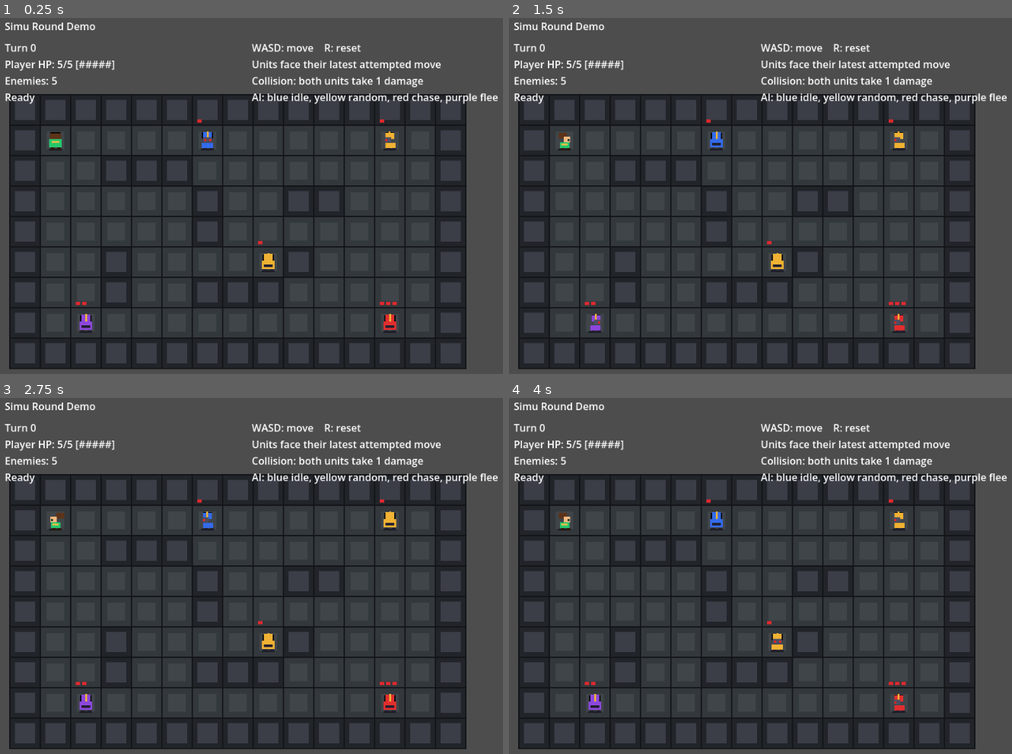
Above: before the commit, frames 1-4 (two rows, left to right).
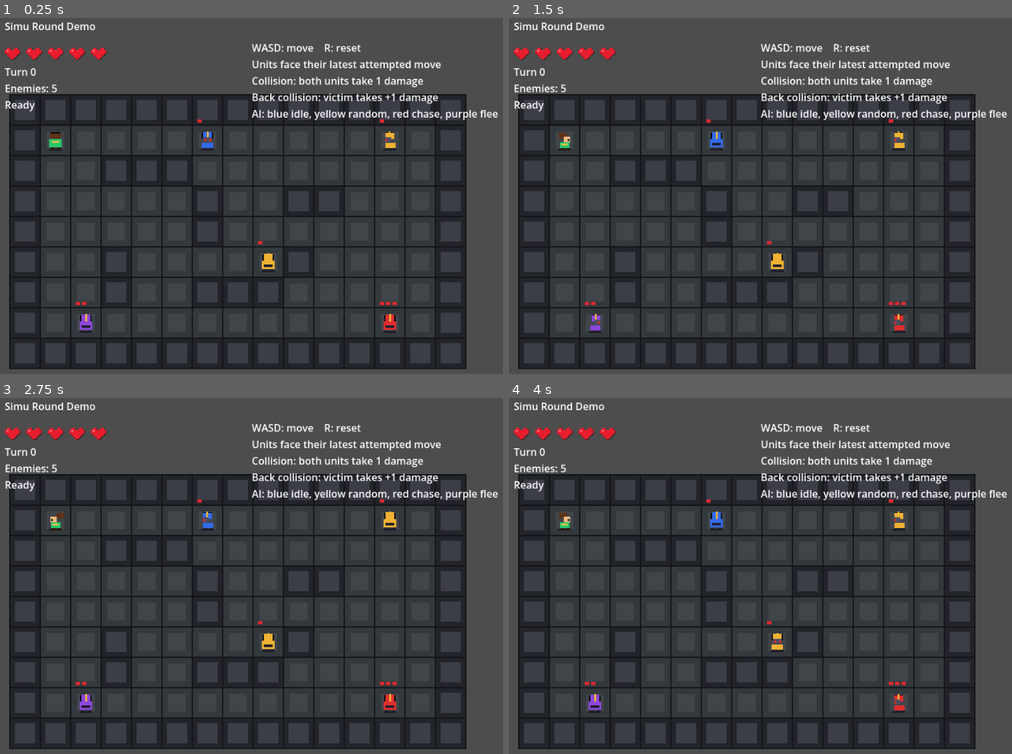
Above: after the commit, the same moments.

Repository: TreeGrassClanKindofLame/SimuRoundDemo
Game: Godot game, scene res://scenes/main.tscn
Two runs of this game, one before a commit and one after it. Both use one fixed random seed, a clock stepped at 60 frames per second and the inputs below.
Inputs:
- Up to frame 1 (0.25 s): no input
- Up to frame 2 (1.5 s): tap Enter at 0.5 s; hold D 0.53-1.28 s; tap R at 0.6, 1.35 s; tap Space at 1.25 s; hold S from 1.28 s (still down)
- Up to frame 3 (2.75 s): tap Enter at 2 s; release S at 2.03 s; hold D from 2.03 s (still down); tap R at 2.1 s
- Up to frame 4 (4 s): tap Space at 2.75 s; release D at 2.78 s; hold W 2.78-3.53 s; tap R at 2.85, 3.6 s; tap Enter at 3.5 s; hold A from 3.53 s (still down)

The runs differ from the first frame. In frame 1, 2.4% of the frame differs, in the area x 0-100%, y 7-29%; in frame 2, 2.4%; in frame 3, 2.4%; in frame 4, 2.4%.

Commit message:
harveyzhong
1、增加背刺增伤机制
2、优化玩家血量UI

Diff:
--- a/scenes/main.tscn
+++ b/scenes/main.tscn
@@ -16,9 +16,9 @@
 
 [node name="Status" type="Label" parent="HUD" unique_id=1460110272]
 offset_left = 40.0
-offset_top = 58.0
+offset_top = 96.0
 offset_right = 420.0
-offset_bottom = 150.0
+offset_bottom = 168.0
 text = "Turn 0"
 
 [node name="Help" type="Label" parent="HUD" unique_id=1110675165]
@@ -29,4 +29,5 @@
 text = "WASD: move    R: reset
 Units face their latest attempted move
 Collision: both units take 1 damage
+Back collision: victim takes +1 damage
 AI: blue idle, yellow random, red chase, purple flee"
--- a/scripts/main.gd
+++ b/scripts/main.gd
@@ -18,6 +18,7 @@
 const PLAYER_START := Vector2i(1, 1)
 const PLAYER_MAX_HP := 5
 const DAMAGE_PER_COLLISION := 1
+const BACK_COLLISION_BONUS_DAMAGE := 1
 const BUMP_DURATION := 0.16
 const HIT_DURATION := 0.20
 const DEATH_DURATION := 0.35
@@ -29,6 +30,17 @@
 const DIR_LEFT := Vector2i(-1, 0)
 const DIR_RIGHT := Vector2i(1, 0)
 const ACTIONS := [DIR_NONE, DIR_UP, DIR_DOWN, DIR_LEFT, DIR_RIGHT]
+const HEART_ORIGIN := Vector2(40, 70)
+const HEART_BLOCK := 3.0
+const HEART_GAP := 10.0
+const HEART_PATTERN := [
+	"01100110",
+	"11111111",
+	"11111111",
+	"01111110",
+	"00111100",
+	"00011000",
+]
 
 var player_pos := PLAYER_START
 var player_facing := DIR_RIGHT
@@ -242,10 +254,15 @@
 	if enemy_index != -1:
 		_start_player_bump(delta)
 		if _register_collision_pair("player", _enemy_unit_id(enemy_index)):
-			_damage_player(DAMAGE_PER_COLLISION)
-			_damage_enemy(enemy_index, DAMAGE_PER_COLLISION)
+			var enemy: Dictionary = enemies[enemy_index]
+			var enemy_pos: Vector2i = enemy["pos"]
+			var enemy_facing: Vector2i = enemy["facing"]
+			var player_damage := _collision_damage(player_pos, player_facing, enemy_pos)
+			var enemy_damage := _collision_damage(enemy_pos, enemy_facing, player_pos)
+			_damage_player(player_damage)
+			_damage_enemy(enemy_index, enemy_damage)
 			_play_sound("hit")
-			last_event = "Player and enemy both take damage"
+			last_event = _collision_event_text("Player and enemy both take damage", "Player", player_damage, "enemy", enemy_damage)
 		else:
 			_play_sound("bump")
 			last_event = "Player and enemy already collided this turn"
@@ -318,10 +335,14 @@
 	if target == player_pos and player_alive:
 		_start_enemy_bump(index, delta)
 		if _register_collision_pair(_enemy_unit_id(index), "player"):
-			_damage_enemy(index, DAMAGE_PER_COLLISION)
-			_damage_player(DAMAGE_PER_COLLISION)
+			var enemy_pos: Vector2i = enemy["pos"]
+			var enemy_facing: Vector2i = enemy["facing"]
+			var enemy_damage := _collision_damage(enemy_pos, enemy_facing, player_pos)
+			var player_damage := _collision_damage(player_pos, player_facing, enemy_pos)
+			_damage_enemy(index, enemy_damage)
+			_damage_player(player_damage)
 			_play_sound("hit")
-			last_event = "%s enemy and player both take damage" % _ai_name(enemy["ai"])
+			last_event = _collision_event_text("%s enemy and player both take damage" % _ai_name(enemy["ai"]), "%s enemy" % _ai_name(enemy["ai"]), enemy_damage, "player", player_damage)
 		else:
 			_play_sound("bump")
 			last_event = "%s enemy and player already collided this turn" % _ai_name(enemy["ai"])
@@ -331,10 +352,17 @@
 	if other_enemy_index != -1:
 		_start_enemy_bump(index, delta)
 		if _register_collision_pair(_enemy_unit_id(index), _enemy_unit_id(other_enemy_index)):
-			_damage_enemy(index, DAMAGE_PER_COLLISION)
-			_damage_enemy(other_enemy_index, DAMAGE_PER_COLLISION)
+			var other_enemy: Dictionary = enemies[other_enemy_index]
+			var enemy_pos: Vector2i = enemy["pos"]
+			var enemy_facing: Vector2i = enemy["facing"]
+			var other_enemy_pos: Vector2i = other_enemy["pos"]
+			var other_enemy_facing: Vector2i = other_enemy["facing"]
+			var enemy_damage := _collision_damage(enemy_pos, enemy_facing, other_enemy_pos)
+			var other_enemy_damage := _collision_damage(other_enemy_pos, other_enemy_facing, enemy_pos)
+			_damage_enemy(index, enemy_damage)
+			_damage_enemy(other_enemy_index, other_enemy_damage)
 			_play_sound("hit")
-			last_event = "Two enemies collide and both take damage"
+			last_event = _collision_event_text("Two enemies collide and both take damage", "moving enemy", enemy_damage, "target enemy", other_enemy_damage)
 		else:
 			_play_sound("bump")
 			last_event = "Those enemies already collided this turn"
@@ -414,6 +442,25 @@
 
 	turn_collision_pairs[key] = true
 	return true
+
+func _collision_damage(victim_pos: Vector2i, victim_facing: Vector2i, attacker_pos: Vector2i) -> int:
+	var amount := DAMAGE_PER_COLLISION
+	if _is_hit_from_behind(victim_pos, victim_facing, attacker_pos):
+		amount += BACK_COLLISION_BONUS_DAMAGE
+	return amount
+
+func _is_hit_from_behind(victim_pos: Vector2i, victim_facing: Vector2i, attacker_pos: Vector2i) -> bool:
+	return attacker_pos == victim_pos + _back_direction(victim_facing)
+
+func _collision_event_text(base_text: String, unit_a_name: String, unit_a_damage: int, unit_b_name: String, unit_b_damage: int) -> String:
+	var back_hits := PackedStringArray()
+	if unit_a_damage > DAMAGE_PER_COLLISION:
+		back_hits.append("%s hit from behind" % unit_a_name)
+	if unit_b_damage > DAMAGE_PER_COLLISION:
+		back_hits.append("%s hit from behind" % unit_b_name)
+	if back_hits.is_empty():
+		return base_text
+	return "%s (%s)" % [base_text, ", ".join(back_hits)]
 
 func _is_walkable_cell(cell: Vector2i) -> bool:
 	return _is_inside_map(cell) and not _is_wall(cell)
@@ -467,24 +514,38 @@
 	return Vector2i(-facing.y, facing.x)
 
 func _update_hud() -> void:
-	status_label.text = "Turn %d\nPlayer HP: %d/%d %s\nEnemies: %d\n%s" % [
+	status_label.text = "Turn %d\nEnemies: %d\n%s" % [
 		turn_count,
-		player_hp,
-		PLAYER_MAX_HP,
-		_player_hp_bar(),
 		_living_enemy_count(),
 		last_event,
 	]
 
-func _player_hp_bar() -> String:
-	var filled := ""
-	for index in range(PLAYER_MAX_HP):
-		filled += "#" if index < player_hp else "-"
-	return "[%s]" % filled
-
 func _draw() -> void:
+	_draw_player_hp_hearts()
 	_draw_map()
 	_draw_units()
+
+func _draw_player_hp_hearts() -> void:
+	var heart_width := HEART_PATTERN[0].length() * HEART_BLOCK
+	for heart_index in range(PLAYER_MAX_HP):
+		var heart_pos := HEART_ORIGIN + Vector2(heart_index * (heart_width + HEART_GAP), 0)
+		var filled := heart_index < player_hp
+		_draw_heart_icon(heart_pos, filled)
+
+func _draw_heart_icon(heart_pos: Vector2, filled: bool) -> void:
+	var fill_color := Color(0.91, 0.12, 0.18) if filled else Color(0.18, 0.10, 0.12)
+	var shadow_color := Color(0.03, 0.02, 0.02, 0.60)
+	var shine_color := Color(1.0, 0.46, 0.50) if filled else Color(0.30, 0.18, 0.20)
+	for y in range(HEART_PATTERN.size()):
+		var row: String = HEART_PATTERN[y]
+		for x in range(row.length()):
+			if row.substr(x, 1) != "1":
+				continue
+			var block_pos := heart_pos + Vector2(x, y) * HEART_BLOCK
+			draw_rect(Rect2(block_pos + Vector2(1, 1), Vector2(HEART_BLOCK, HEART_BLOCK)), shadow_color)
+			draw_rect(Rect2(block_pos, Vector2(HEART_BLOCK, HEART_BLOCK)), fill_color)
+	if filled:
+		draw_rect(Rect2(heart_pos + Vector2(HEART_BLOCK, HEART_BLOCK), Vector2(HEART_BLOCK, HEART_BLOCK)), shine_color)
 
 func _draw_map() -> void:
 	for y in range(_map_height()):
Not shown, changed: README.md
